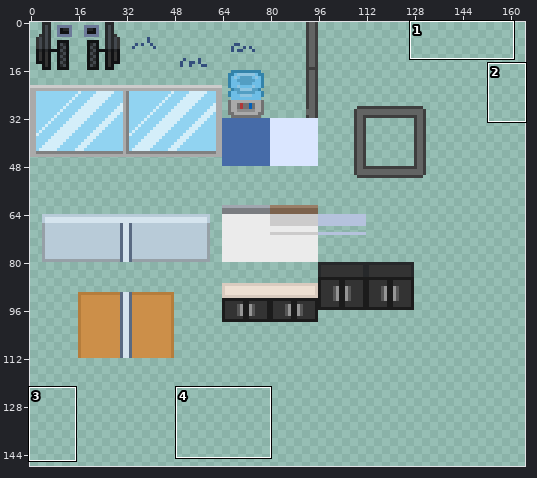
One commit to this sprite sheet: Assets/tilemap.png. The first picture is a wide view before the edit; the outline marks the close-up.
Close-up. As it was:
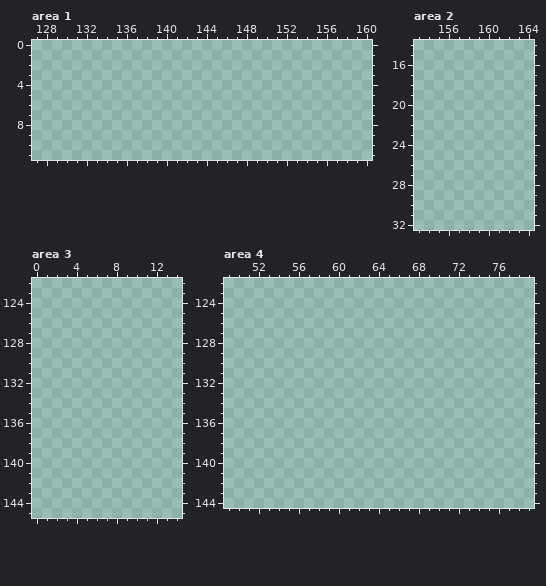
The file is 320x180 pixels. Colours within 5 levels of each other are drawn and written as one. Shown: area 1: x 127..160, y 0..11; area 2: x 153..164, y 14..32; area 3: x 0..14, y 122..145; area 4: x 49..79, y 122..144. The wide view leaves out empty margins. The commit also changed other parts of the picture, which this record leaves out.
After the commit:
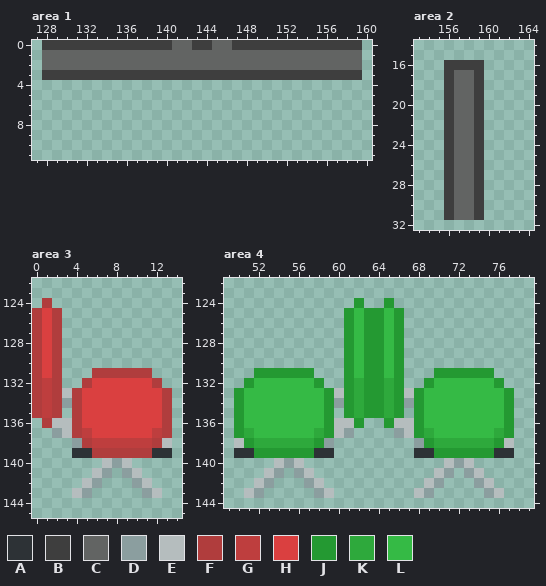
Palette (. is transparent): A #2d3236  B #3e3e3e  C #626463  D #8b9e9f  E #b5bdbe  F #b03d3d  G #be3e3e  H #da4040  J #249932  K #2ea93c  L #35ba45
From old to new:
--- area 1
@@ x 127..160 @@
- 0 ..................................
- 1 ..................................
- 2 ..................................
- 3 ..................................
+ 0 .BBBBBBBBBBBBBCCBBCCBBBBBBBBBBBBB.
+ 1 .CCCCCCCCCCCCCCCCCCCCCCCCCCCCCCCC.
+ 2 .CCCCCCCCCCCCCCCCCCCCCCCCCCCCCCCC.
+ 3 .BBBBBBBBBBBBBBBBBBBBBBBBBBBBBBBB.
  4 ..................................
--- area 2
@@ x 154..161 @@
 15 ........
-16 ........
-17 ........
-18 ........
-19 ........
-20 ........
-21 ........
-22 ........
-23 ........
-24 ........
-25 ........
-26 ........
-27 ........
-28 ........
-29 ........
-30 ........
-31 ........
+16 ..BBBB..
+17 ..BCCB..
+18 ..BCCB..
+19 ..BCCB..
+20 ..BCCB..
+21 ..BCCB..
+22 ..BCCB..
+23 ..BCCB..
+24 ..BCCB..
+25 ..BCCB..
+26 ..BCCB..
+27 ..BCCB..
+28 ..BCCB..
+29 ..BCCB..
+30 ..BCCB..
+31 ..BCCB..
 32 ........
--- area 3
@@ x 0..14 @@
 123 ...............
-124 ...............
-125 ...............
-126 ...............
-127 ...............
-128 ...............
-129 ...............
-130 ...............
-131 ...............
-132 ...............
-133 ...............
-134 ...............
-135 ...............
-136 ...............
-137 ...............
-138 ...............
-139 ...............
-140 ...............
-141 ...............
-142 ...............
-143 ...............
+124 .F.............
+125 FHF............
+126 FHF............
+127 FHF............
+128 FHF............
+129 FHF............
+130 FHF............
+131 FHF...FFFFFF...
+132 FGF..FHHHHHHF..
+133 FGFEFHHHHHHHHF.
+134 FGFDFHHHHHHHHF.
+135 FGF.FHHHHHHHHF.
+136 .FEEFHHHHHHHHF.
+137 ..DEFGHHHHHHGF.
+138 ....DFGGGGGGFE.
+139 ....AAFFFFFFAA.
+140 .......EDE.....
+141 ......ED.DE....
+142 .....ED...DE...
+143 ....ED.....DE..
 144 ...............
--- area 4
@@ x 49..79 @@
 123 ...............................
-124 ...............................
-125 ...............................
-126 ...............................
-127 ...............................
-128 ...............................
-129 ...............................
-130 ...............................
-131 ...............................
-132 ...............................
-133 ...............................
-134 ...............................
-135 ...............................
-136 ...............................
-137 ...............................
-138 ...............................
-139 ...............................
-140 ...............................
-141 ...............................
-142 ...............................
-143 ...............................
+124 .............J..J..............
+125 ............JLJJLJ.............
+126 ............JLJJLJ.............
+127 ............JLJJLJ.............
+128 ............JLJJLJ.............
+129 ............JLJJLJ.............
+130 ............JLJJLJ.............
+131 ...JJJJJJ...JLJJLJ...JJJJJJ....
+132 ..JLLLLLLJ..JKJJKJ..JLLLLLLJ...
+133 .JLLLLLLLLJEJKJJKJEJLLLLLLLLJ..
+134 .JLLLLLLLLJDJKJJKJDJLLLLLLLLJ..
+135 .JLLLLLLLLJ.JKJJKJ.JLLLLLLLLJ..
+136 .JLLLLLLLLJEEJ..JEEJLLLLLLLLJ..
+137 .JKLLLLLLKJED....DEJKLLLLLLKJ..
+138 .EJKKKKKKJD........DJKKKKKKJE..
+139 .AAJJJJJJAA........AAJJJJJJAA..
+140 .....EDE..............EDE......
+141 ....ED.DE............ED.DE.....
+142 ...ED...DE..........ED...DE....
+143 ..ED.....DE........ED.....DE...
 144 ...............................
